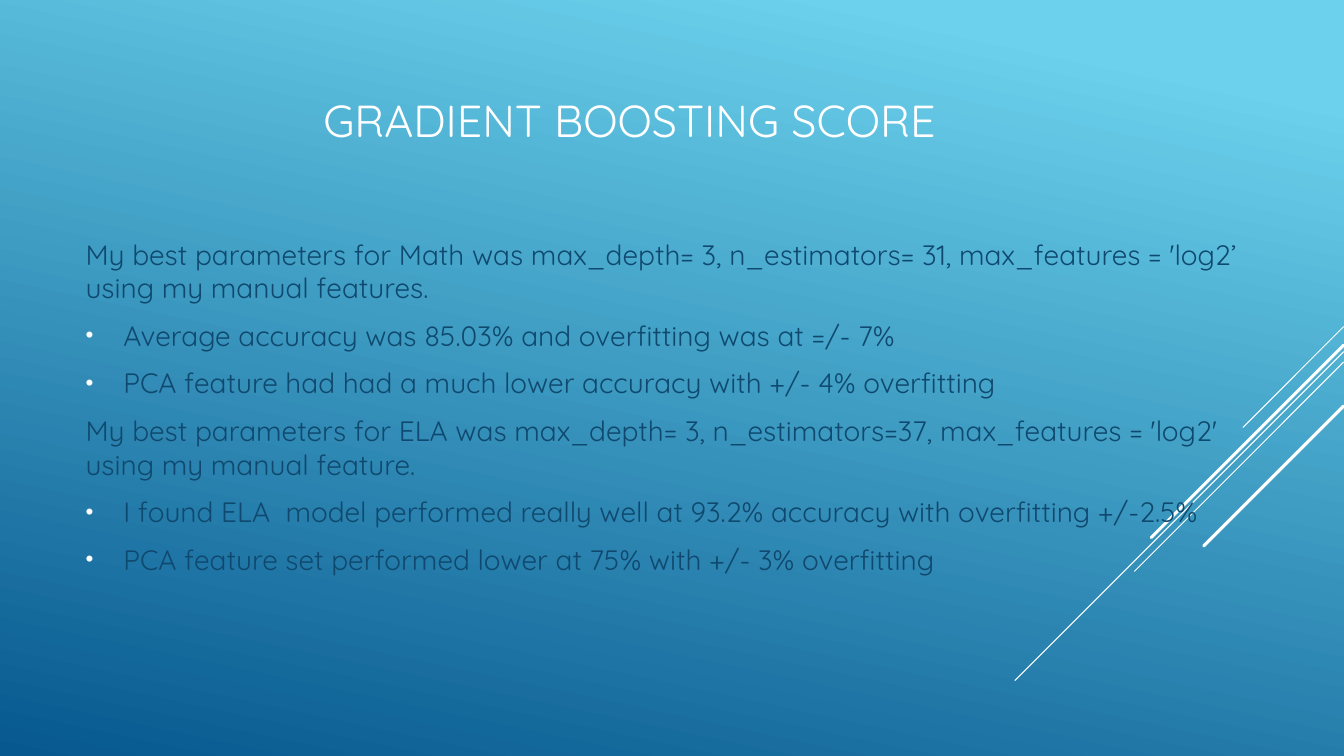
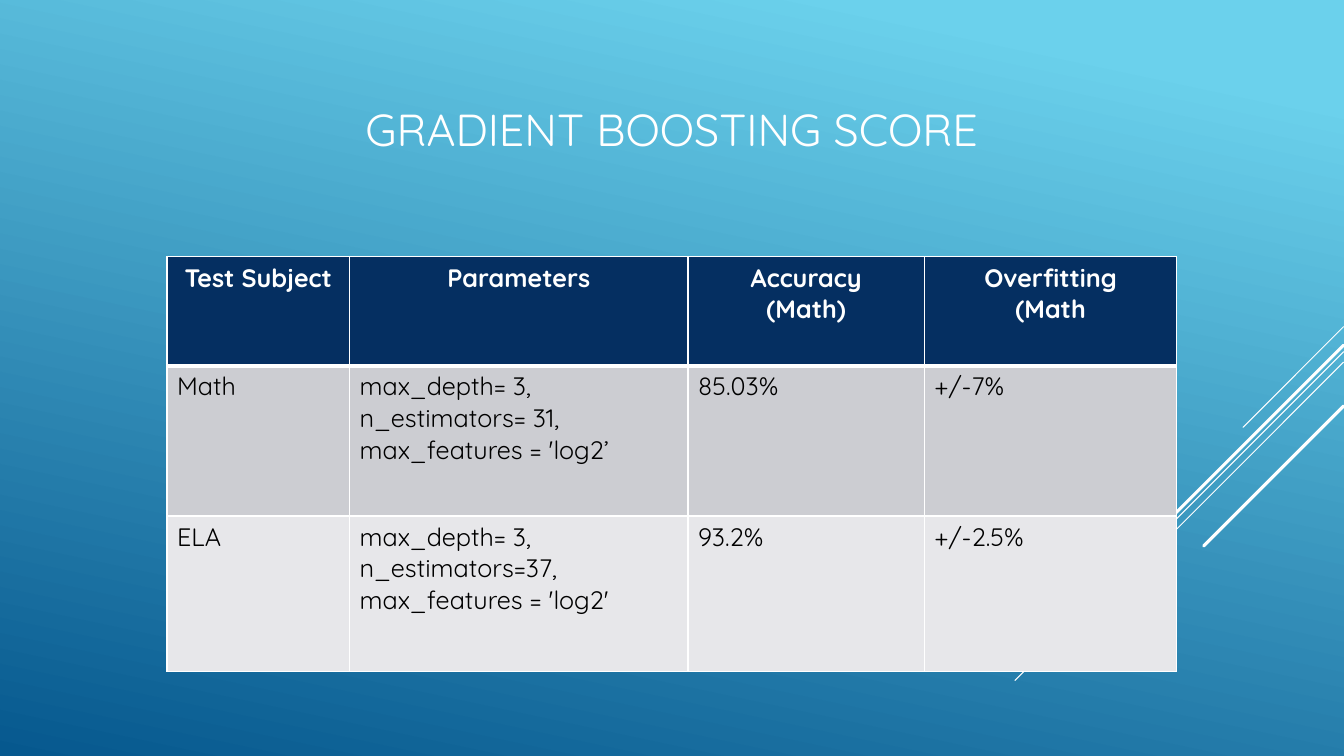
Before and after one commit to efuller11/Thinkful, a slide deck: slide 28 of New York Education System capstone.pptx (slide 27 before the commit). Drawn at 1344x756 pixels with LibreOffice and Linux fonts; fonts in the diff are those of the drawing. Boxes give left, top, right and bottom in pixels: in the first picture for what was removed or moved away, otherwise in the second. Text is boxed around its words. In the diff, an @@ line names an element or a change of style, - is before the commit and + after.

```diff
--- a/New York Education System capstone.pptx
+++ b/New York Education System capstone.pptx
@@ title "GRADIENT BOOSTING SCORE": place and size @@
-title "GRADIENT BOOSTING SCORE" at box(323, 105, 935, 138)
+title "GRADIENT BOOSTING SCORE" at box(365, 114, 978, 147)
@@ text removed at box(86, 244, 1236, 575) @@
-My best parameters for Math was max_depth= 3, n_estimators= 31, max_features = 'log2’ using my manual features.
-• Average accuracy was 85.03% and overfitting was at =/- 7%
-• PCA feature had had a much lower accuracy with +/- 4% overfitting
-My best parameters for ELA was max_depth= 3, n_estimators=37, max_features = 'log2' using my manual feature.
-• I found ELA model performed really well at 93.2% accuracy with overfitting +/-2.5%
-• PCA feature set performed lower at 75% with +/- 3% overfitting
@@ table added at box(167, 257, 1178, 671), 3 rows, 4 columns @@
+Test Subject | Parameters | Accuracy / (Math) | Overfitting / (Math
+Math | max_depth= 3, n_estimators= 31, max_features = 'log2’ | 85.03% | +/-7%
+ELA | max_depth= 3, n_estimators=37, max_features = 'log2' | 93.2% | +/-2.5%
```
Also in this commit, not shown: 21 other slides changed, 1 slide added, 1 other file.
